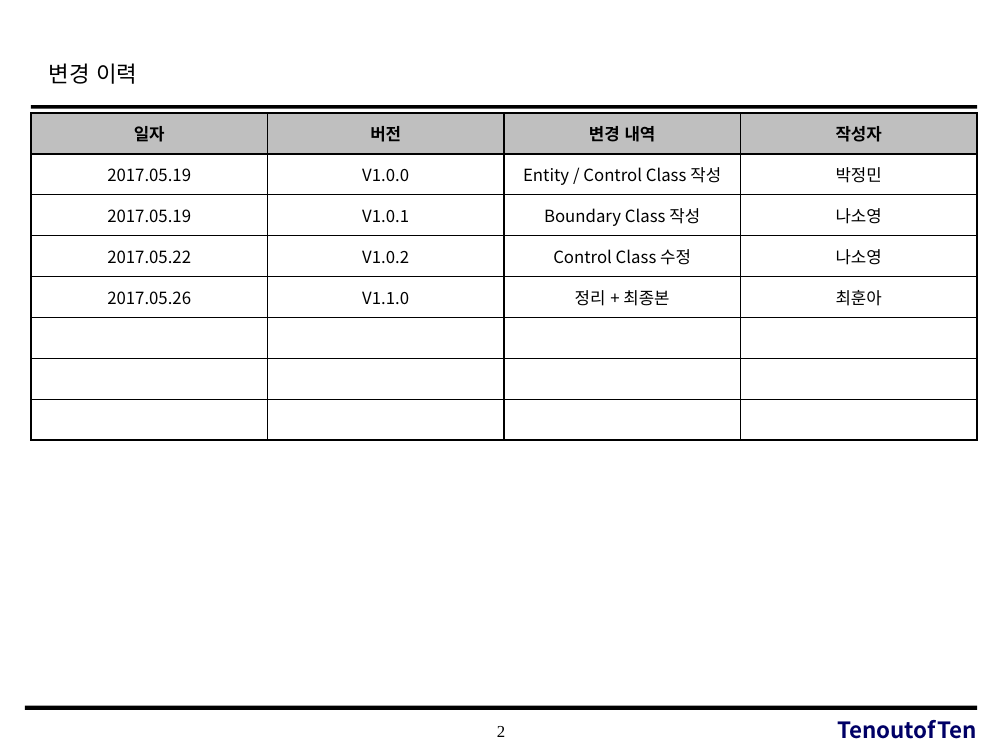
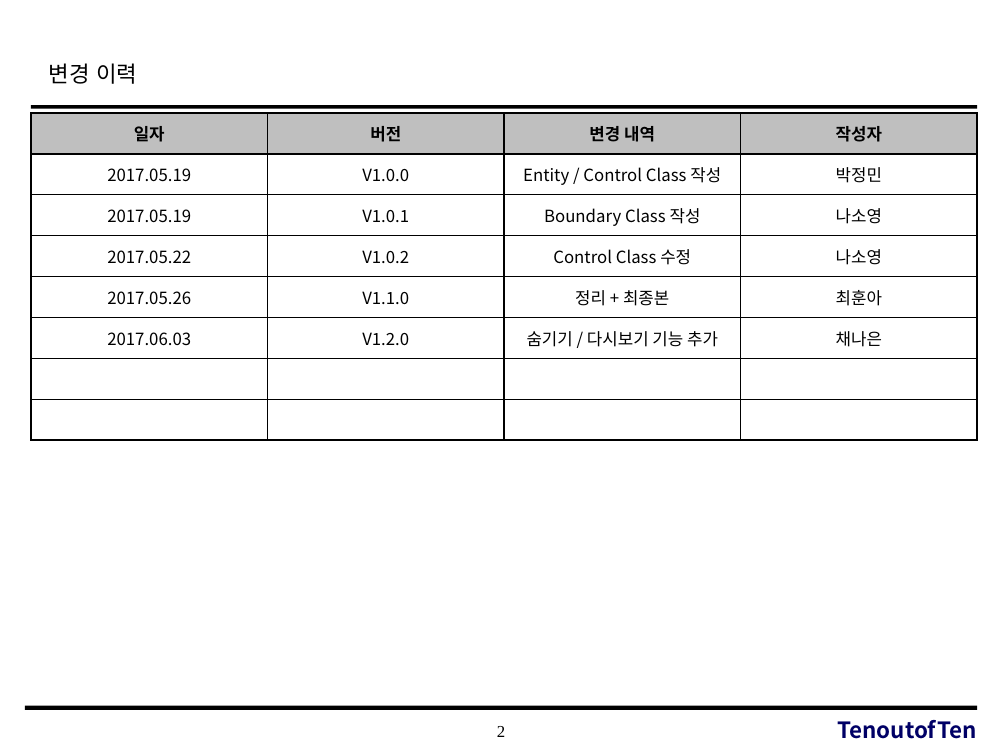
Before and after one commit to coskdms/SE2017_10_TenoutofTen, a slide deck: slide 2 of doc/3_ 설계서/Class Design.pptx. Drawn at 1008x756 pixels with LibreOffice and Linux fonts; fonts in the diff are those of the drawing; background and template pictures are left out. Boxes give left, top, right and bottom in pixels: in the first picture for what was removed or moved away, otherwise in the second. Text is boxed around its words. In the diff, an @@ line names an element or a change of style, - is before the commit and + after.

Commit message:
#927 새기능 설계 보통 2017.06.04 요구사항 숨기기/다시 보기 기능 설계서 작성 완료

```diff
--- a/doc/3_ 설계서/Class Design.pptx
+++ b/doc/3_ 설계서/Class Design.pptx
@@ table at (31,113,979,439) @@
+row 6: 2017.06.03 | V1.2.0 | 숨기기 / 다시보기 기능 추가 | 채나은
-row 8:  |  |  | 
```
Also in this commit, not shown: 2 other slides changed, 1 other file.
